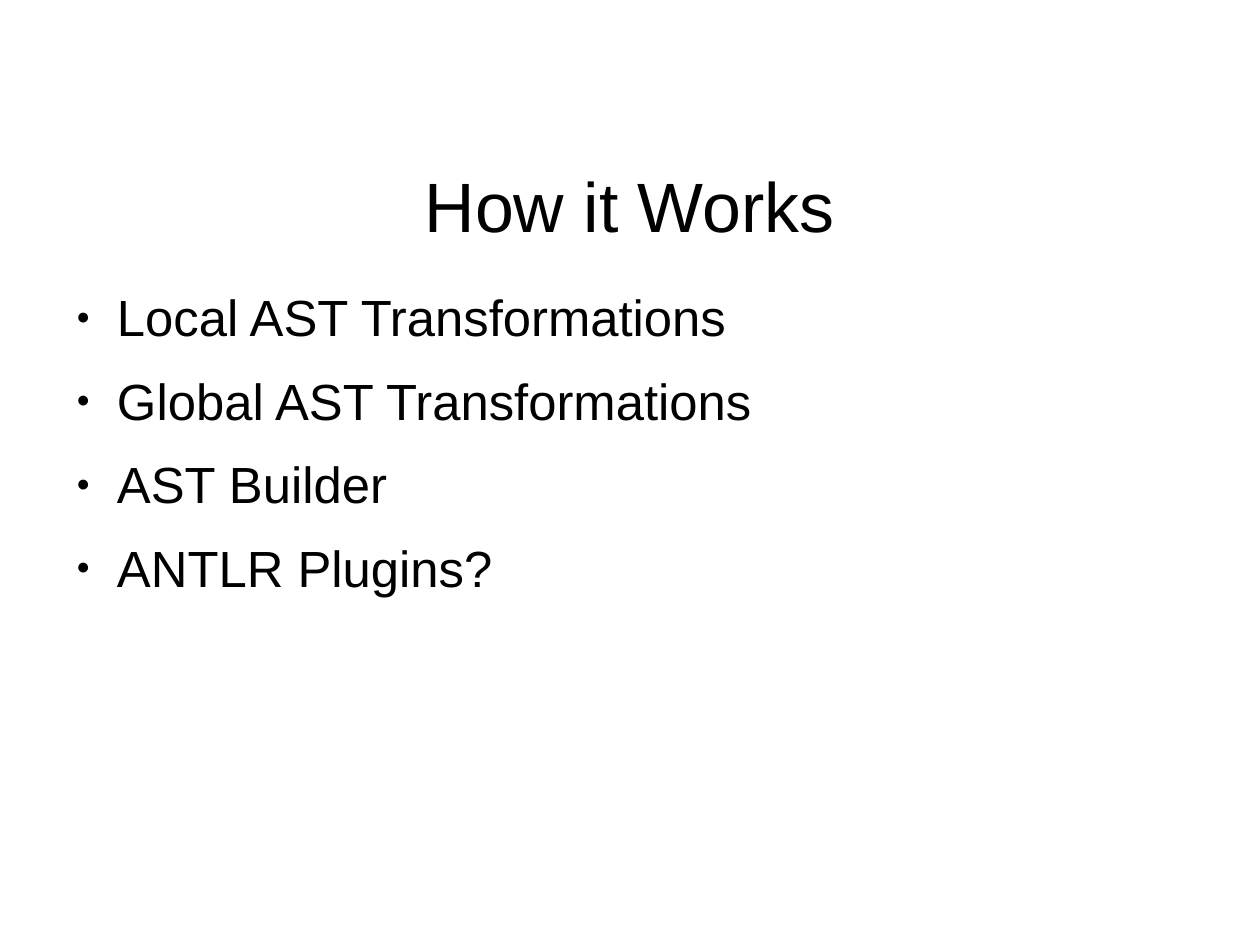
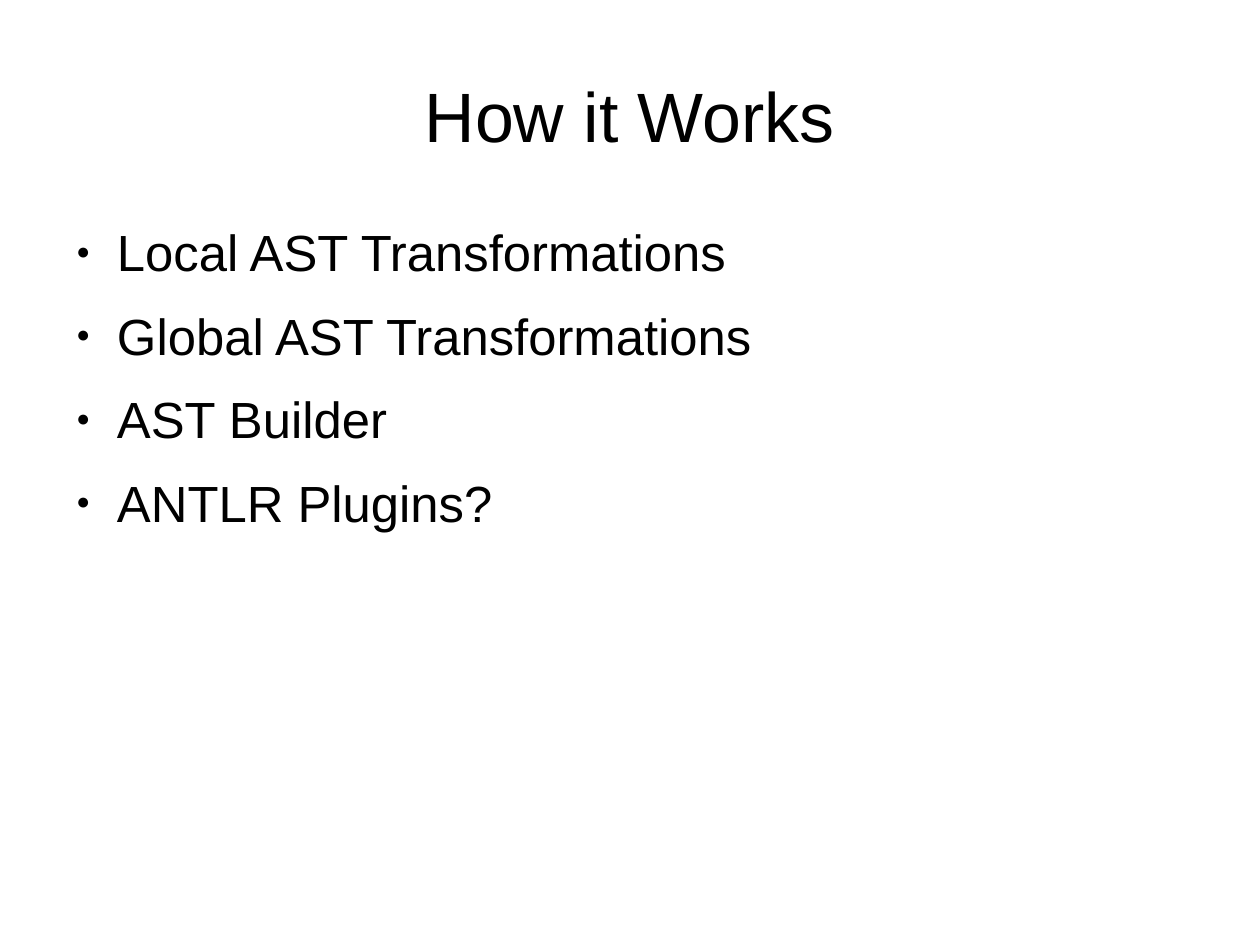
Before and after one commit to HamletDRC/presentations, a slide deck: slide 44 of asttransformations/CodeGeneration_Confess.odp (slide 42 before the commit). Drawn at 1260x945 pixels with LibreOffice and Linux fonts; fonts in the diff are those of the drawing. Boxes give left, top, right and bottom in pixels: in the first picture for what was removed or moved away, otherwise in the second. Text is boxed around its words. In the diff, an @@ line names an element or a change of style, - is before the commit and + after.

```diff
--- a/asttransformations/CodeGeneration_Confess.odp
+++ b/asttransformations/CodeGeneration_Confess.odp
@@ title "How it Works": place and size @@
-title "How it Works" at (425,181,835,233)
+title "How it Works" at (425,91,835,143)
@@ text "Local AST Transformations": place and size @@
-text "Local AST Transformations" at (117,299,751,597)
+text "Local AST Transformations" at (117,234,751,532)
```
Also in this commit, not shown: 7 other slides changed, 3 slides added.
